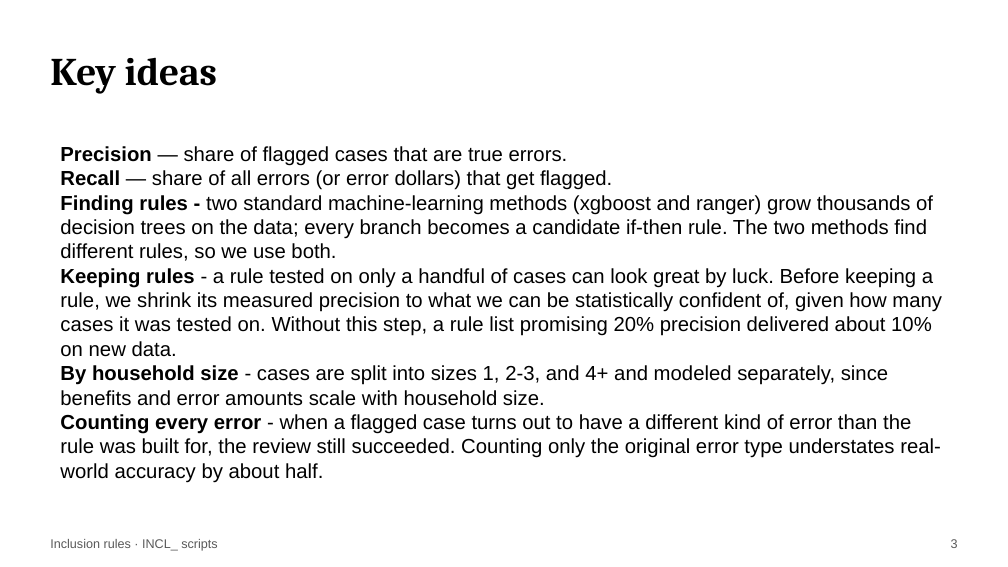
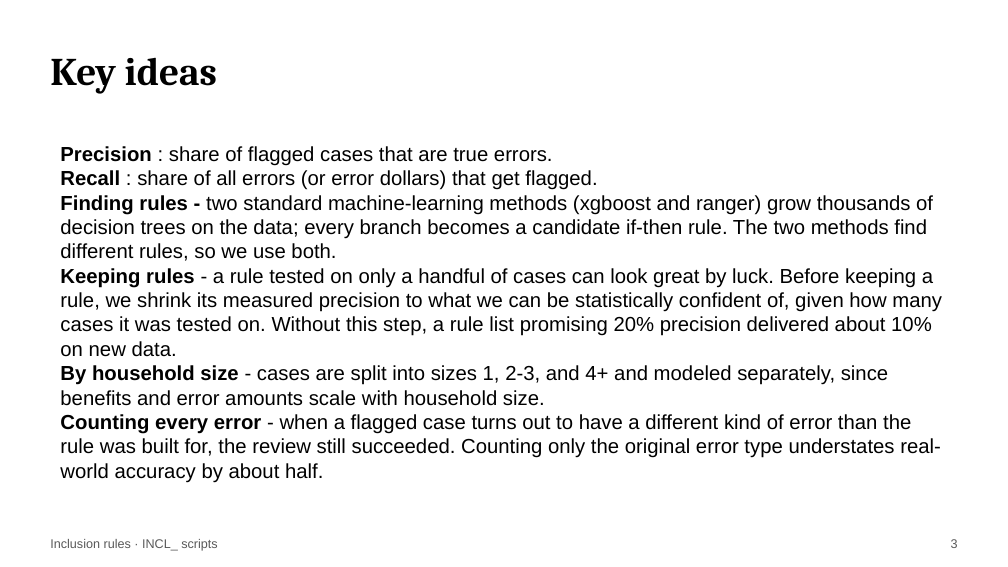
Before and after one commit to giannella/snap_qc, a slide deck: slide 3 of how_to_use_the_snap_qc_inclusion_rules_scripts.pptx. Drawn at 1008x567 pixels with LibreOffice and Linux fonts; fonts in the diff are those of the drawing. Boxes give left, top, right and bottom in pixels: in the first picture for what was removed or moved away, otherwise in the second. Text is boxed around its words. In the diff, an @@ line names an element or a change of style, - is before the commit and + after.

```diff
--- a/how_to_use_the_snap_qc_inclusion_rules_scripts.pptx
+++ b/how_to_use_the_snap_qc_inclusion_rules_scripts.pptx
@@ text at [60, 146, 597, 190]: text changed @@
-Precision — share of flagged cases that are true errors.
-Recall — share of all errors (or error dollars) that get flagged.
+Precision : share of flagged cases that are true errors.
+Recall : share of all errors (or error dollars) that get flagged.
```
Also in this commit, not shown: 1 other slide changed, 5 other files.
